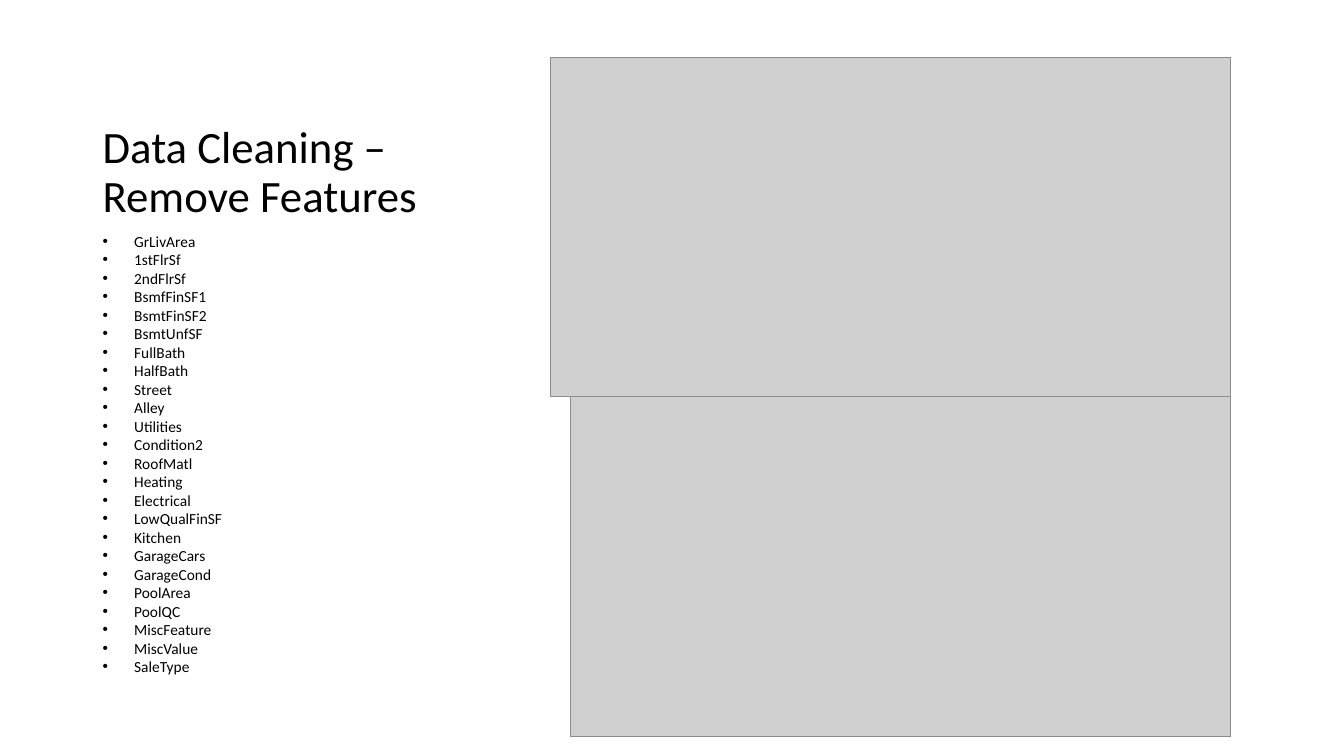
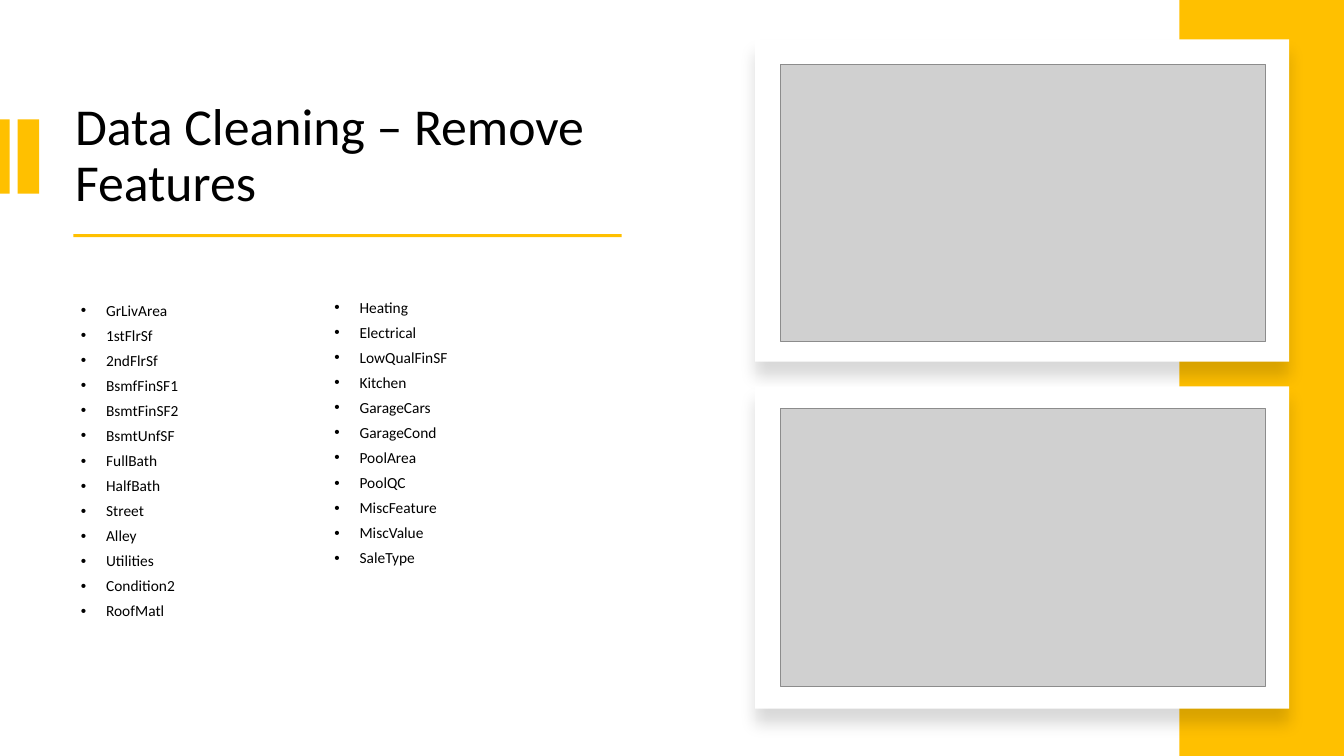
Before and after one commit to djhang99/housing_prices, a slide deck: slide 11 of Draft_Presentation.pptx. Drawn at 1344x756 pixels with LibreOffice and Linux fonts; fonts in the diff are those of the drawing; grey boxes stand for pictures. Boxes give left, top, right and bottom in pixels: in the first picture for what was removed or moved away, otherwise in the second. Text is boxed around its words. In the diff, an @@ line names an element or a change of style, - is before the commit and + after.

Commit message:
presentation formatting

```diff
--- a/Draft_Presentation.pptx
+++ b/Draft_Presentation.pptx
@@ rectangle added at bbox=[1180, 0, 1344, 756], fill #FFC000 @@
@@ rectangle added at bbox=[755, 39, 1290, 362], fill #FFFFFF @@
@@ picture: place and size @@
-picture at bbox=[551, 57, 1231, 396]
+picture at bbox=[781, 65, 1266, 342]
@@ rectangle added at bbox=[0, 119, 10, 194], fill #FFC000 @@
@@ rectangle added at bbox=[17, 119, 38, 194], fill #FFC000 @@
@@ title "Data Cleaning – Remove Features": place and size @@
-title "Data Cleaning – Remove Features" at bbox=[103, 132, 417, 213]
+title "Data Cleaning – Remove Features" at bbox=[75, 109, 584, 202]
@@ title "Data Cleaning – Remove Features" at bbox=[75, 109, 584, 202]: size 32 to 37 pt; vertical alignment bottom to middle @@
@@ rectangle added at bbox=[74, 234, 622, 237], fill #FFC000 @@
@@ text "GrLivArea": place and size @@
-text "GrLivArea" at bbox=[134, 236, 222, 654]
+text "GrLivArea" at bbox=[106, 305, 178, 616]
@@ text "GrLivArea" at bbox=[106, 305, 178, 616]: indent changed; line spacing 1 to 0.9; more space between paragraphs @@
@@ text added at bbox=[360, 302, 448, 566], 11 pt, text #000000 @@
+• Heating
+• Electrical
+• LowQualFinSF
+• Kitchen
+• GarageCars
+• GarageCond
+• PoolArea
+• PoolQC
+• MiscFeature
+• MiscValue
+• SaleType
@@ rectangle added at bbox=[755, 386, 1290, 709], fill #FFFFFF @@
@@ picture: place and size @@
-picture at bbox=[571, 396, 1232, 737]
+picture at bbox=[781, 409, 1266, 687]
@@ text at bbox=[134, 476, 222, 654]: paragraphs removed @@
-• Heating
-• Electrical
-• LowQualFinSF
-• Kitchen
-• GarageCars
-• GarageCond
-• PoolArea
-• PoolQC
-• MiscFeature
-• MiscValue
-• SaleType
```
Also in this commit, not shown: 15 other slides changed, 4 slides added, 2 slides removed.
